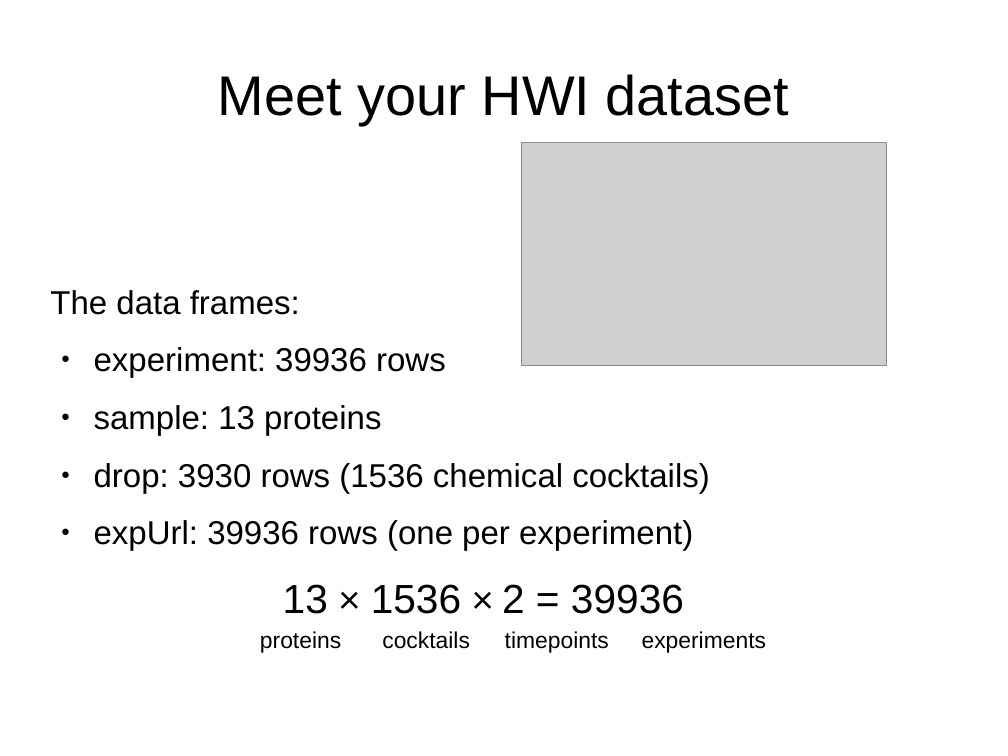
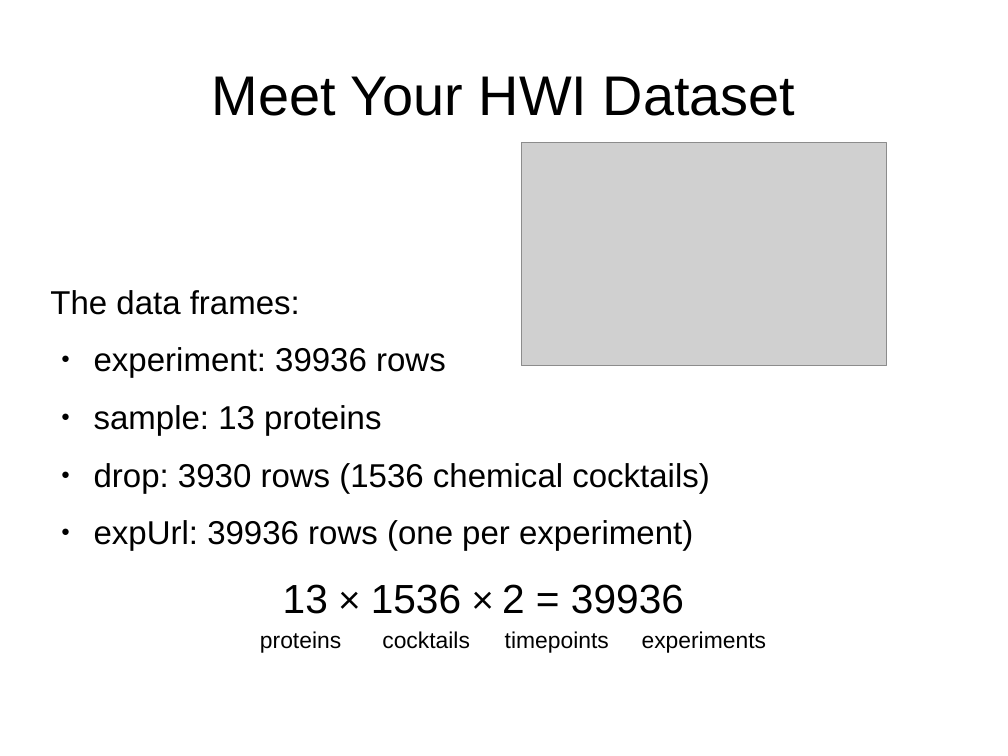
Before and after one commit to ubccr/hsws, a slide deck: slide 21 of slides/project-intro.odp. Drawn at 1008x756 pixels with LibreOffice and Linux fonts; fonts in the diff are those of the drawing; grey boxes stand for pictures. Boxes give left, top, right and bottom in pixels: in the first picture for what was removed or moved away, otherwise in the second. Text is boxed around its words. In the diff, an @@ line names an element or a change of style, - is before the commit and + after.

```diff
--- a/slides/project-intro.odp
+++ b/slides/project-intro.odp
@@ title at bbox=[212, 76, 795, 116]: text changed @@
-Meet your HWI dataset
+Meet Your HWI Dataset
```
Also in this commit, not shown: 6 other slides changed, 3 slides added, 2 slides removed, 1 other file.
